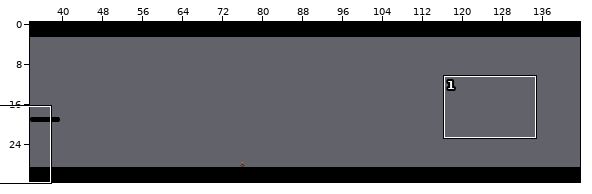
Level history. Tiled map: data/maps/map08.tmx. Above, an overview of the earlier version with the close-up marked.
Close-up. Old version:
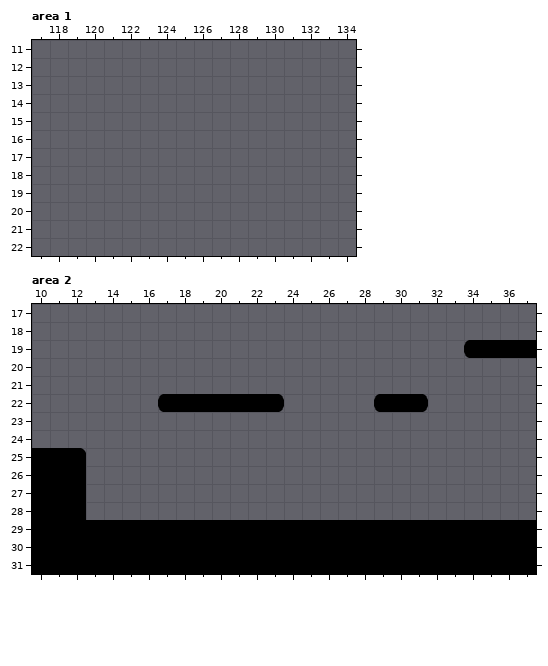
Cells are 32x32 px. Shown: area 1 x 117..134, y 11..22; area 2 x 10..37, y 17..31. The commit also changed other parts of the map, which this record leaves out.
And afterwards:
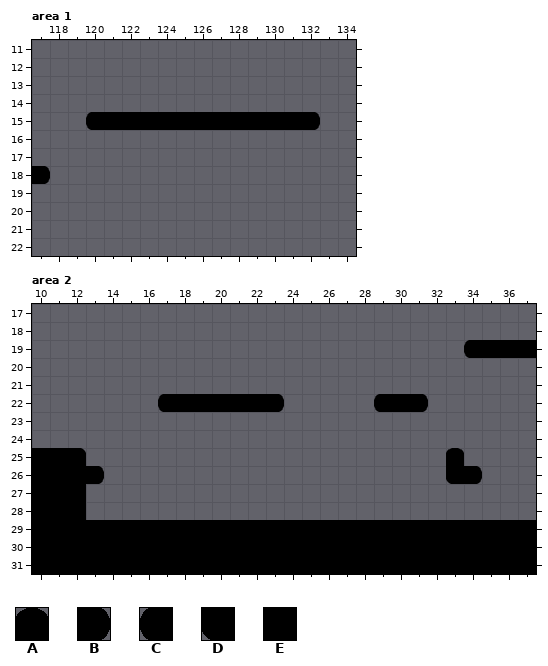
Key: from "bw_smoothies": A 0, B 1, C 3, D 6, E 8.
_ is an empty cell.
From old to new:
Layer "mapplayer", area 1:
Tile B is added in row 15 at x 132; in row 18 at x 117.
Tile C is added in row 15 at x 120.
Tile E is added in row 15 at x 121 to 131.
Layer "mapplayer", area 2:
Tile A is added in row 25 at x 33.
Tile B is added in row 26 at x 13 and 34.
Tile D is added in row 26 at x 33.
Changed places in both close-ups, as pixel boxes (x1, y1, x2, y2):
added: (86, 112, 320, 130)
added: (32, 166, 50, 184)
added: (446, 448, 482, 484)
added: (86, 466, 104, 484)
